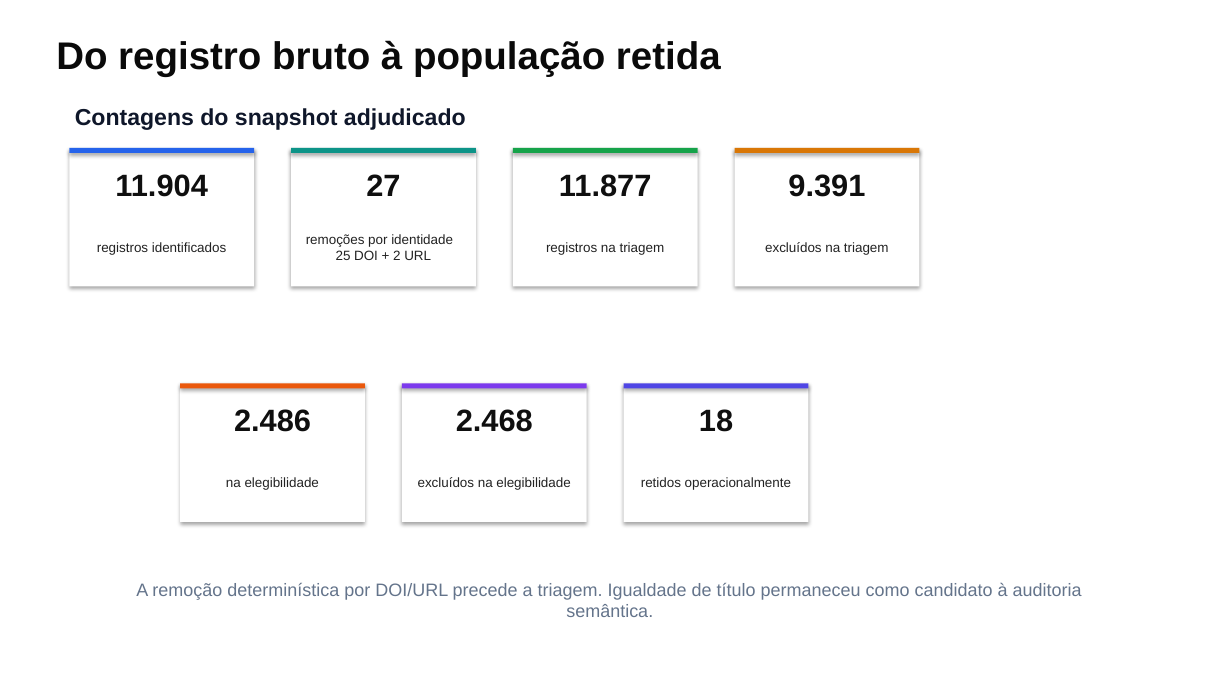
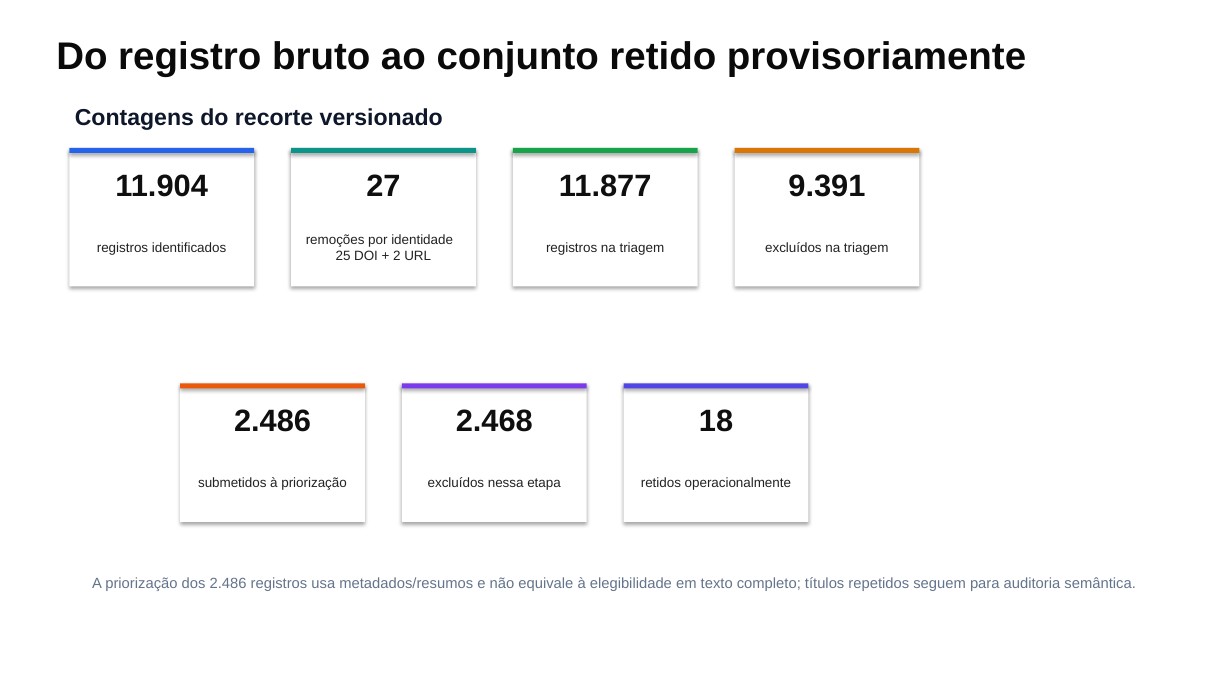
Before and after one commit to thalesfb/ccw, a slide deck: slide 7 of results/tcc/presentation/ensino_personalizado_de_matematica_tcc.pptx. Drawn at 1232x693 pixels with LibreOffice and Linux fonts; fonts in the diff are those of the drawing. Boxes give left, top, right and bottom in pixels: in the first picture for what was removed or moved away, otherwise in the second. Text is boxed around its words. In the diff, an @@ line names an element or a change of style, - is before the commit and + after.

```diff
--- a/results/tcc/presentation/ensino_personalizado_de_matematica_tcc.pptx
+++ b/results/tcc/presentation/ensino_personalizado_de_matematica_tcc.pptx
@@ text at (56,41,1026,77): text changed @@
-Do registro bruto à população retida
+Do registro bruto ao conjunto retido provisoriamente
@@ text at (75,108,443,130): text changed @@
-Contagens do snapshot adjudicado
+Contagens do recorte versionado
@@ text at (198,477,346,490): text changed @@
-na elegibilidade
+submetidos à priorização
@@ text at (428,477,561,490): text changed @@
-excluídos na elegibilidade
+excluídos nessa etapa
@@ text at (92,577,1135,591): text changed; size 14 to 11.5 pt @@
-A remoção determinística por DOI/URL precede a triagem. Igualdade de título permaneceu como candidato à auditoria semântica.
+A priorização dos 2.486 registros usa metadados/resumos e não equivale à elegibilidade em texto completo; títulos repetidos seguem para auditoria semântica.
```
Also in this commit, not shown: 10 other slides changed, 3 slides added, 3 slides removed, 58 other files.
